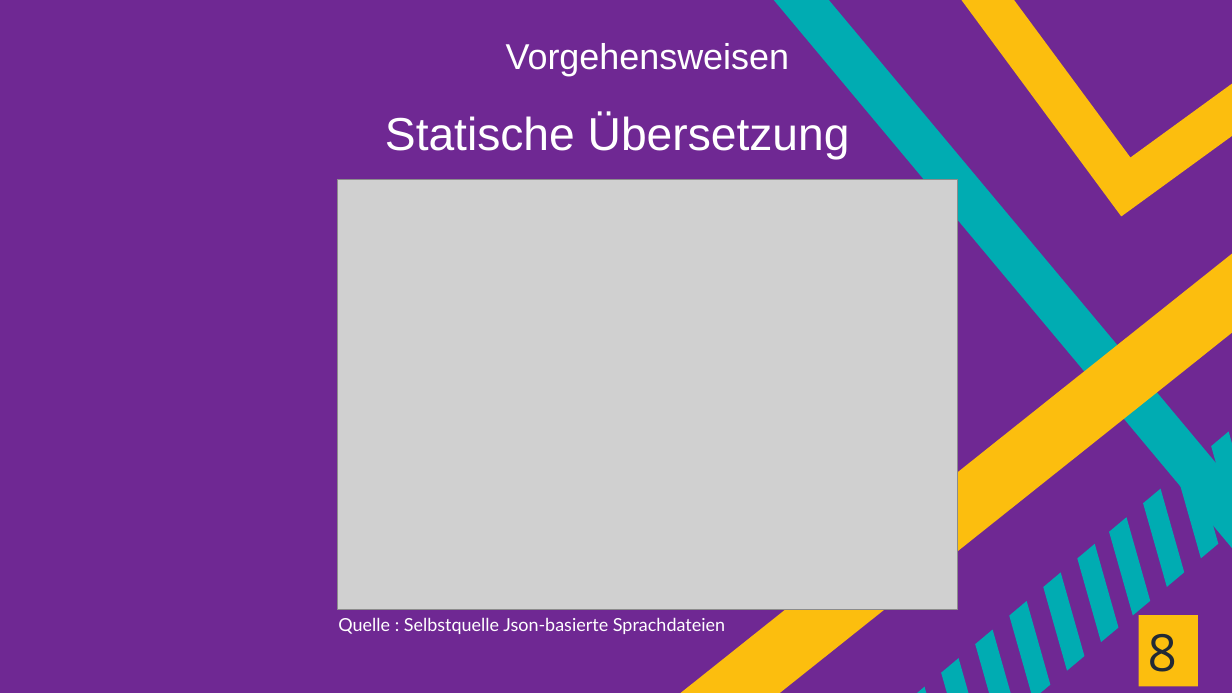
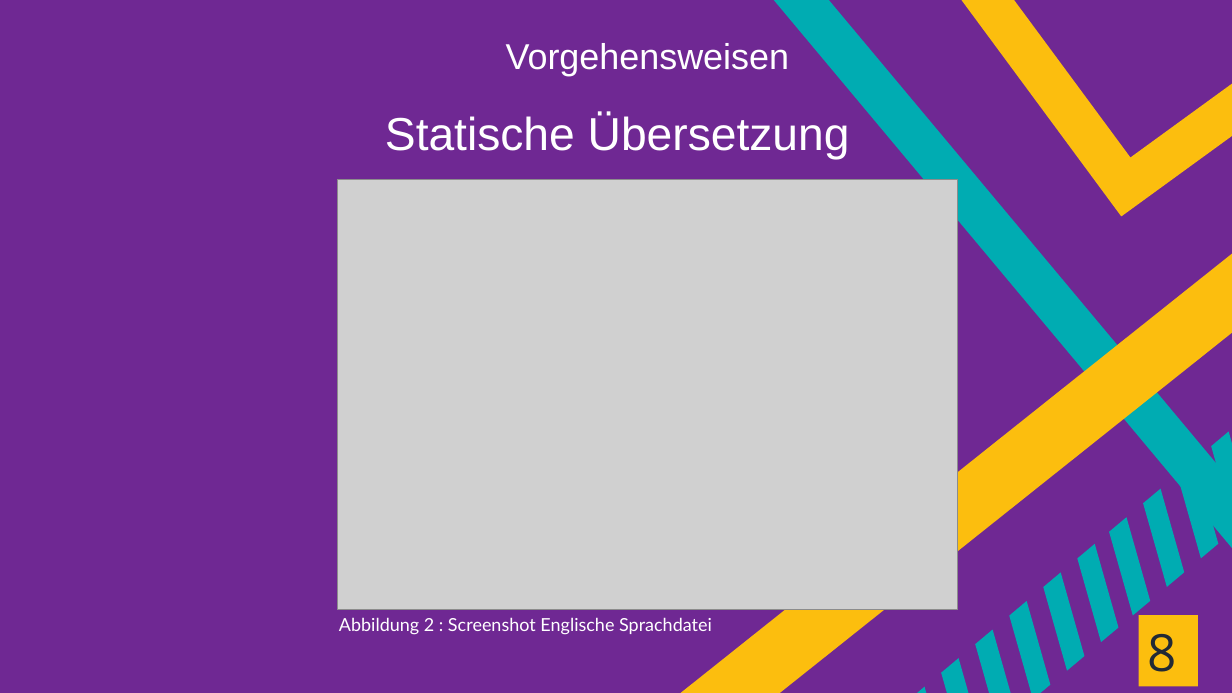
Before and after one commit to Eyssamsh/gui, a slide deck: slide 10 of guiProjekt/downloads/Final Präsentation Mehrsprachigkeit.pptx. Drawn at 1232x693 pixels with LibreOffice and Linux fonts; fonts in the diff are those of the drawing; grey boxes stand for pictures. Boxes give left, top, right and bottom in pixels: in the first picture for what was removed or moved away, otherwise in the second. Text is boxed around its words. In the diff, an @@ line names an element or a change of style, - is before the commit and + after.

Commit message:
Added Quellenverzeichnis

```diff
--- a/guiProjekt/downloads/Final Präsentation Mehrsprachigkeit.pptx
+++ b/guiProjekt/downloads/Final Präsentation Mehrsprachigkeit.pptx
@@ text removed at (338,617,725,634) @@
-Quelle : Selbstquelle Json-basierte Sprachdateien
@@ text added at (339,617,712,635), 14 pt, text #FFFFFF @@
+Abbildung 2 : Screenshot Englische Sprachdatei
```
Also in this commit, not shown: 4 other slides changed, 1 slide added.
